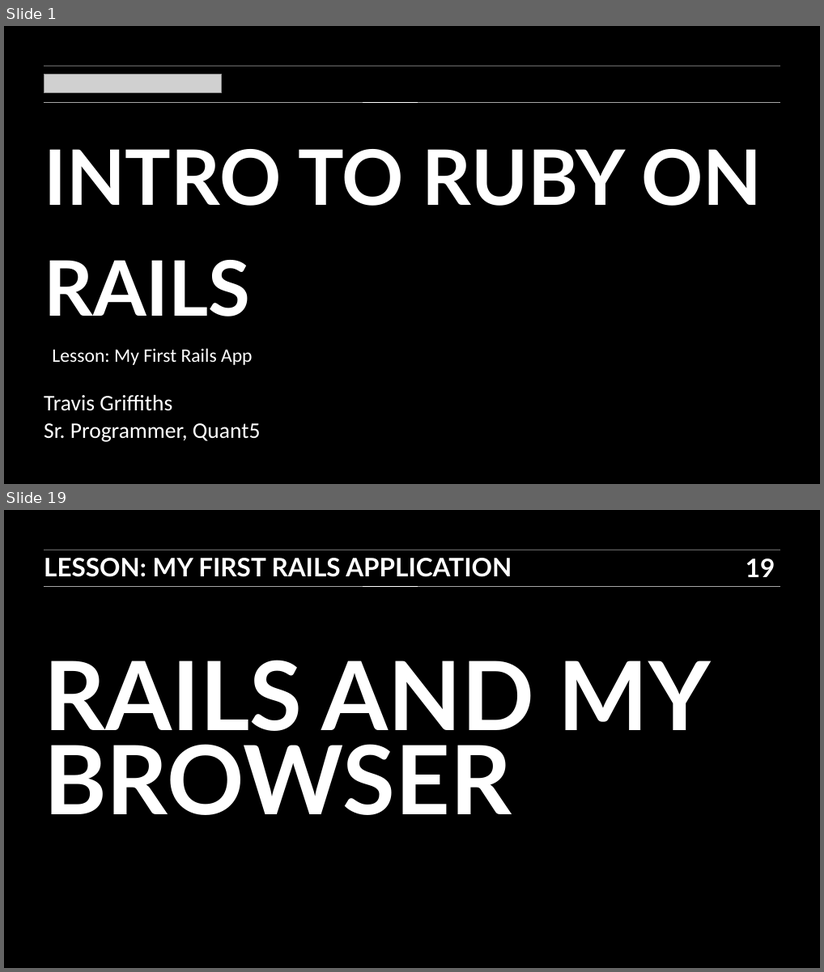
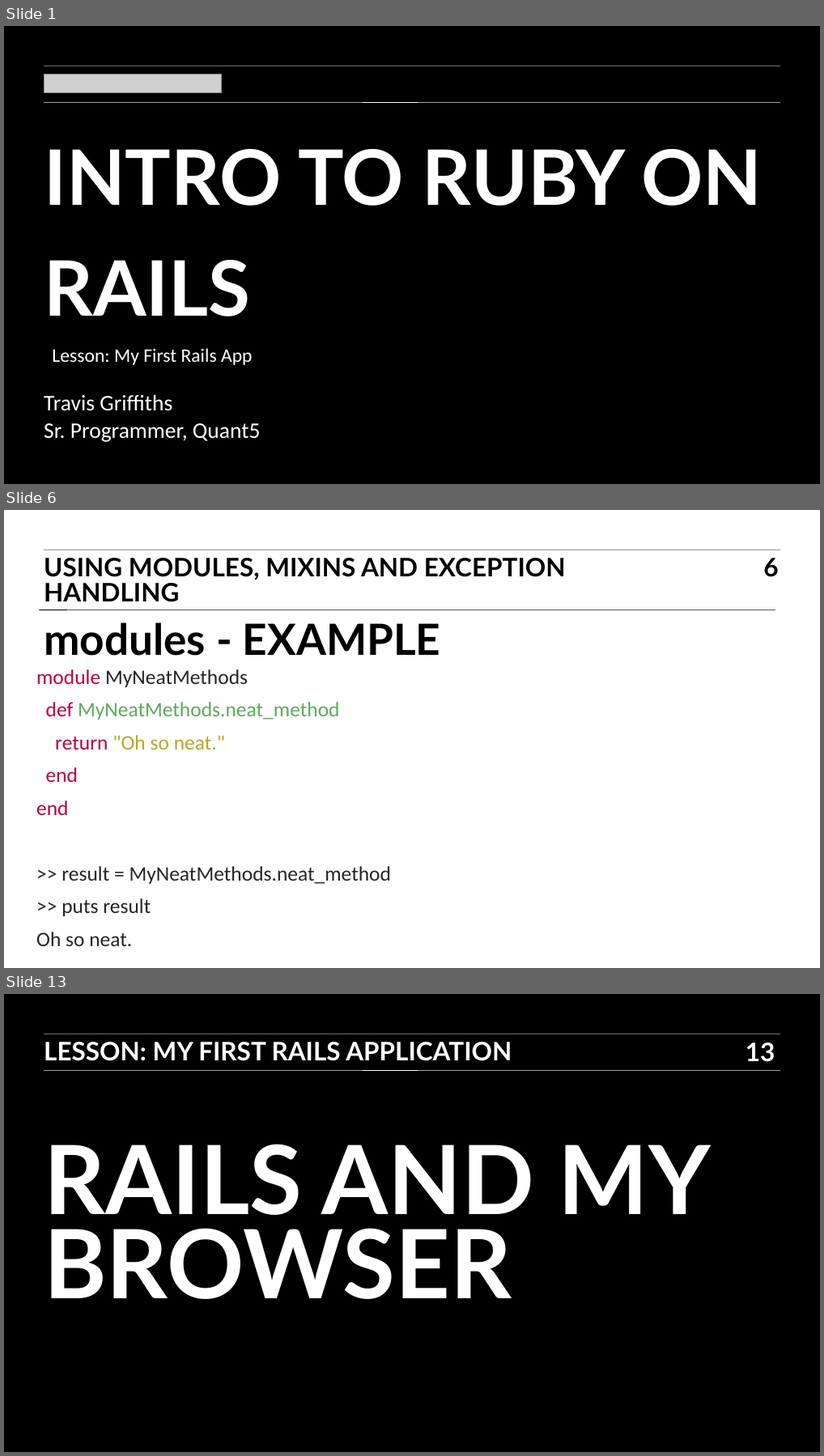
Before and after one commit to TravisGriffiths/ITR-BOS-01, a slide deck: Slides/07_ITR_slides.ppt. Shown one above the other, each under a label of ours: slides 1 and 19 before the commit, slides 1, 6 and 13 after it; the slides between them are not shown. The pictures are 824x972 and 824x1456 pixels, drawn with LibreOffice and Linux fonts; fonts in the diff are those of the drawing; grey boxes stand for pictures. Boxes give left, top, right and bottom in pixels: in the first picture for what was removed or moved away, otherwise in the second. Text is boxed around its words. In the diff, an @@ line names an element or a change of style, - is before the commit and + after.

```diff
--- a/Slides/07_ITR_slides.ppt
+++ b/Slides/07_ITR_slides.ppt
@@ slide 6 added at (4, 510, 820, 968), background #FFFFFF @@
@@ line added from (44, 550) to (781, 550), #000000 0.51 pt @@
@@ text added at (44, 558, 566, 602), 32 pt, text #000000, bold @@
+USING MODULES, MIXINS AND EXCEPTION HANDLING
@@ page number added at (764, 558, 778, 577), 32 pt, text #000000, bold @@
+6
@@ line added from (39, 610) to (776, 610), #000000 0.51 pt @@
@@ title added at (44, 623, 441, 656), 54 pt, text #000000, bold @@
+modules - EXAMPLE
@@ text added at (36, 670, 392, 947), 25.9 pt, text #262626 @@
+module MyNeatMethods
+def MyNeatMethods.neat_method
+return "Oh so neat."
+end
+end
+>> result = MyNeatMethods.neat_method
+>> puts result
+Oh so neat.
@@ what was slide 19 is now slide 13 @@
@@ page number at (746, 1043, 776, 1062): text changed @@
-19
+13
```
Also in this commit, not shown: 2 slides changed, 9 other slides added, 16 slides removed, 7 other files.
